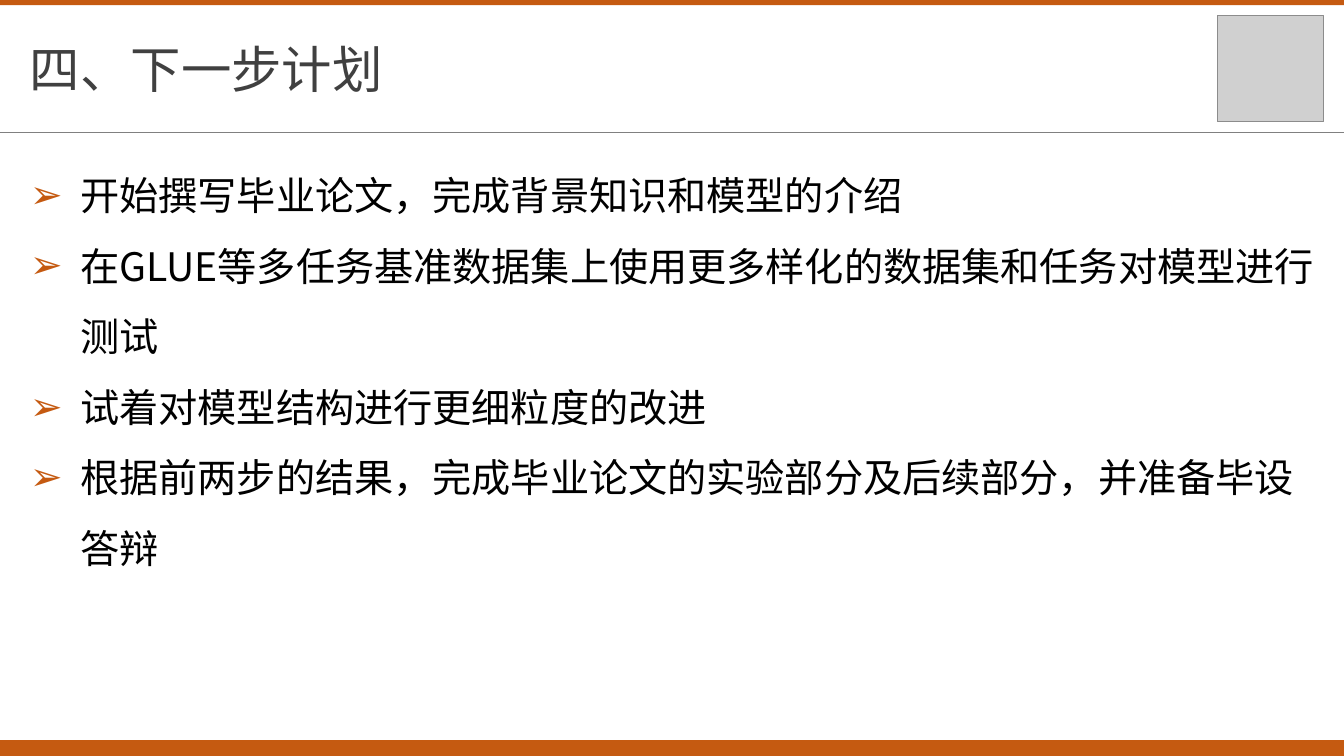
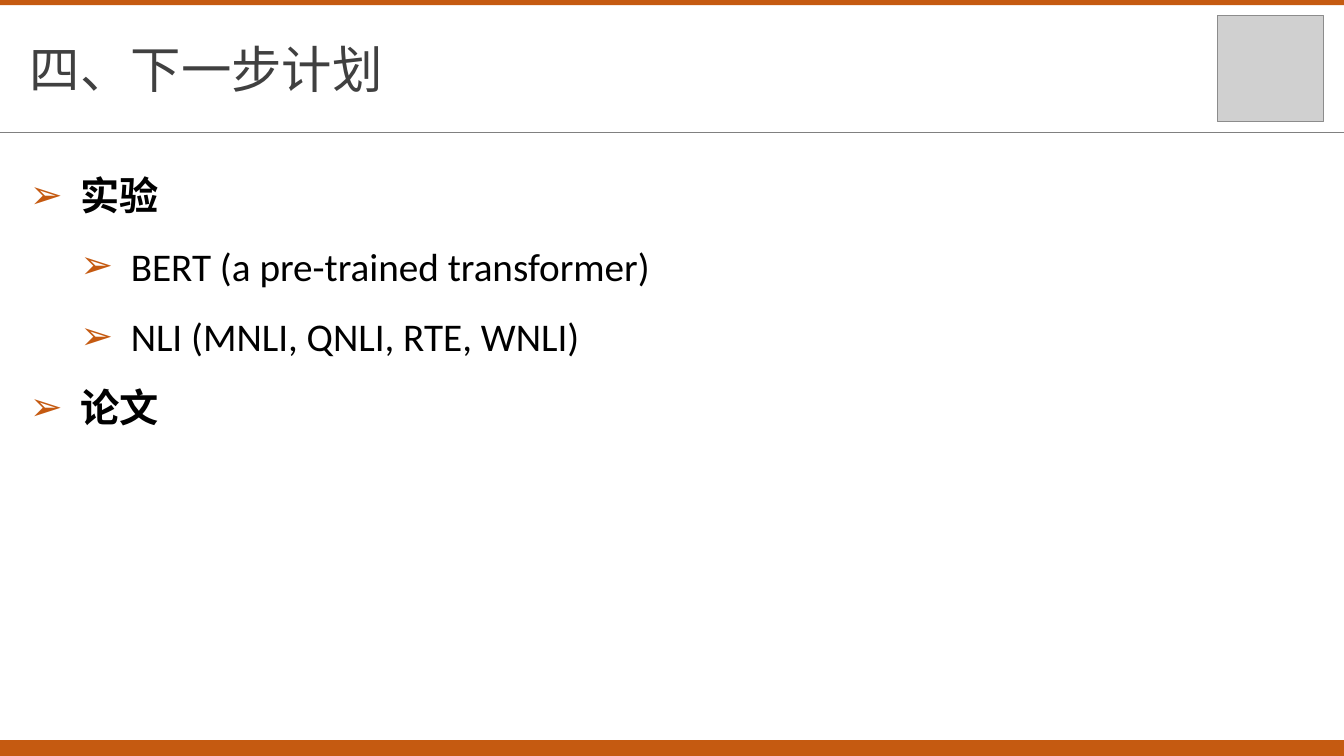
Before and after one commit to txsun1997/Bachelor-Thesis-XDU, a slide deck: slide 15 of materials/中期答辩.pptx. Drawn at 1344x756 pixels with LibreOffice and Linux fonts; fonts in the diff are those of the drawing; grey boxes stand for pictures. Boxes give left, top, right and bottom in pixels: in the first picture for what was removed or moved away, otherwise in the second. Text is boxed around its words. In the diff, an @@ line names an element or a change of style, - is before the commit and + after.

Commit message:
中期答辩slides

```diff
--- a/materials/中期答辩.pptx
+++ b/materials/中期答辩.pptx
@@ text at (80, 176, 650, 426): text changed; font Noto Sans CJK SC to Calibri @@
-➢ 开始撰写毕业论文，完成背景知识和模型的介绍
-➢ 在GLUE等多任务基准数据集上使用更多样化的数据集和任务对模型进行测试
-➢ 试着对模型结构进行更细粒度的改进
-➢ 根据前两步的结果，完成毕业论文的实验部分及后续部分，并准备毕设答辩
+➢ 实验
+  ➢ BERT (a pre-trained transformer)
+  ➢ NLI (MNLI, QNLI, RTE, WNLI)
+➢ 论文
```
Also in this commit, not shown: 2 other slides changed, 1 other file.
